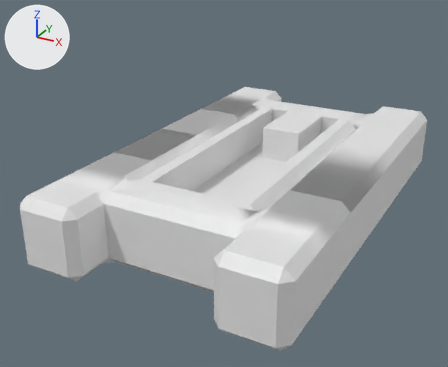
The FBX model Space Rescue/Assets/Art/Models/Companions/Chasis.fbx as it was, and as the next commit left it.
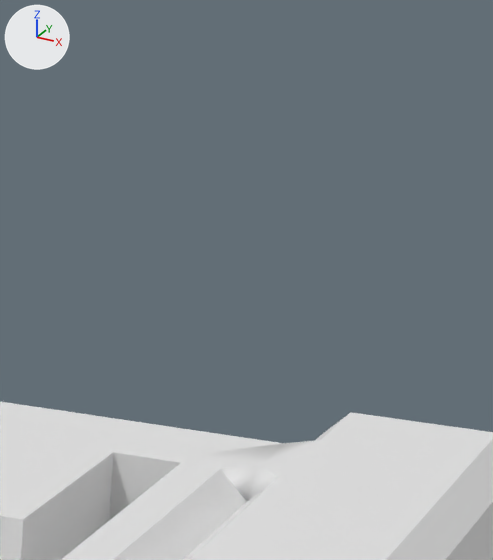
Each version is shown whole from a 50 mm lens placed at (7.3, -15.31, 8.24), pointed at (-0.55, -1.04, 1.11), then close up on the part from 65% to 94% of the width and 0% to 39% of the height. The lights are fixed; the arrows at upper left show +X, +Y and +Z. Where no turn or scale is listed for an object, it has been applied to the vertices. Vertices at the same position are counted once.

In view in the first close-up: 'Robot chasis'.
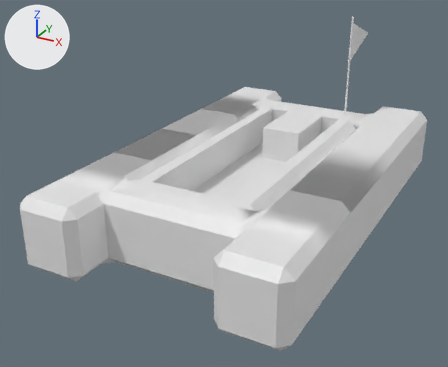
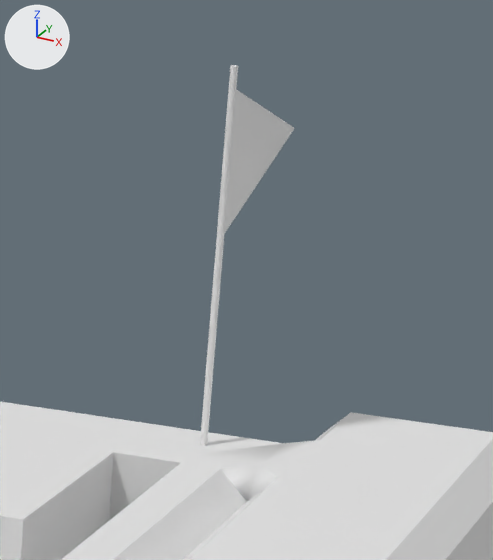
Edits to the scene script, one JSON object a line:
```json
{"block": "me_cube_010", "where": "# used by ob_robot_chasis; location = (0.0, 0.0, 0.0)"}
{"block": "me_cube_010", "where": "# verts and faces of me_cube_010; kept vertices keep their numbers, new ones are numbered from 308"}
{"op": "remove", "block": "me_cube_010", "code": "me_cube_010.from_pydata(...)  # 308 vertices, 334 faces; spans x -3.6..3.6, y -6.0..6.0, z 0.0..2.0"}
{"op": "add", "block": "me_cube_010", "code": "me_cube_010.from_pydata(...)  # 342 vertices, 358 faces; spans x -3.6..3.6, y -6.0..6.02, z 0.0..5.19"}
{"block": "me_cube_010", "change": "me_cube_010 part 1: a new loose piece of 28 vertices spanning x 1.18..1.24, y 4.15..4.21, z 2.0..5.19"}
{"block": "me_cube_010", "change": "me_cube_010 part 2"}
{"op": "add", "block": "me_cube_010", "code": "verts[308] = (1.19, 4.2, 3.81)"}
{"op": "add", "block": "me_cube_010", "code": "verts[309] = (1.19, 4.2, 5.01)"}
{"op": "add", "block": "me_cube_010", "code": "verts[310] = (1.19, 6.02, 4.41)"}
{"op": "add", "block": "me_cube_010", "code": "for new, old in zip([311, 312, 313], [308, 309, 310]): verts[new] = verts[old] + (0.04, 0.0, 0.0)"}
{"op": "add", "block": "me_cube_010", "code": "faces += [(308, 309, 310), (311, 313, 312), (308, 310, 313, 311), (309, 312, 313, 310)]"}
```

Where the change shows, as pixel boxes (x1, y1, x2, y2) in the close-ups (493 x 560 px):
```json
{"object": "Robot chasis", "change": "reshaped", "before": [0, 402, 493, 560], "after": [0, 65, 493, 560]}
{"part": 1, "of": "me_cube_010", "change": "added", "after": [200, 65, 238, 446]}
{"part": 2, "of": "me_cube_010", "change": "added", "after": [225, 90, 294, 232]}
```
